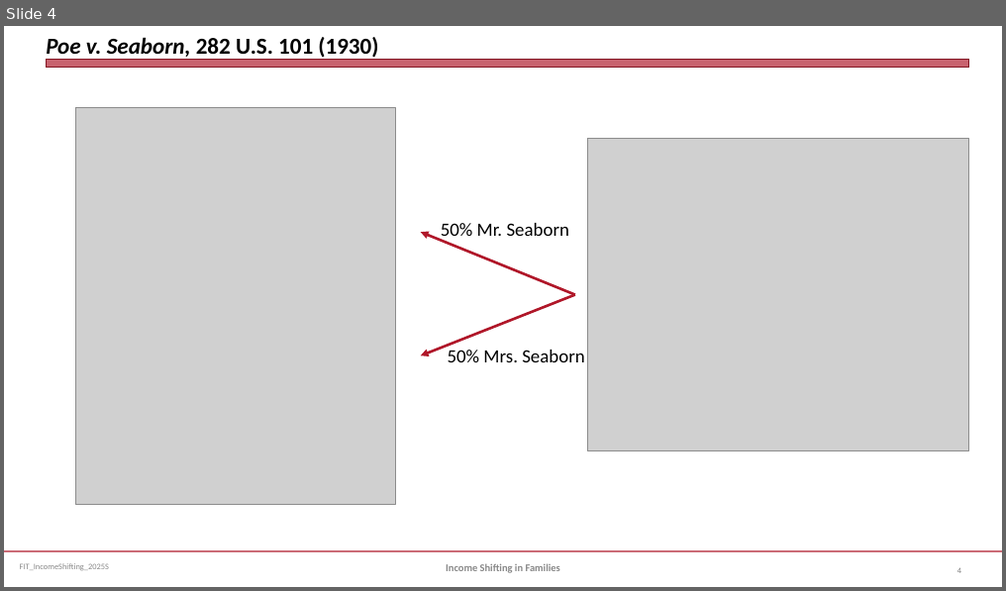
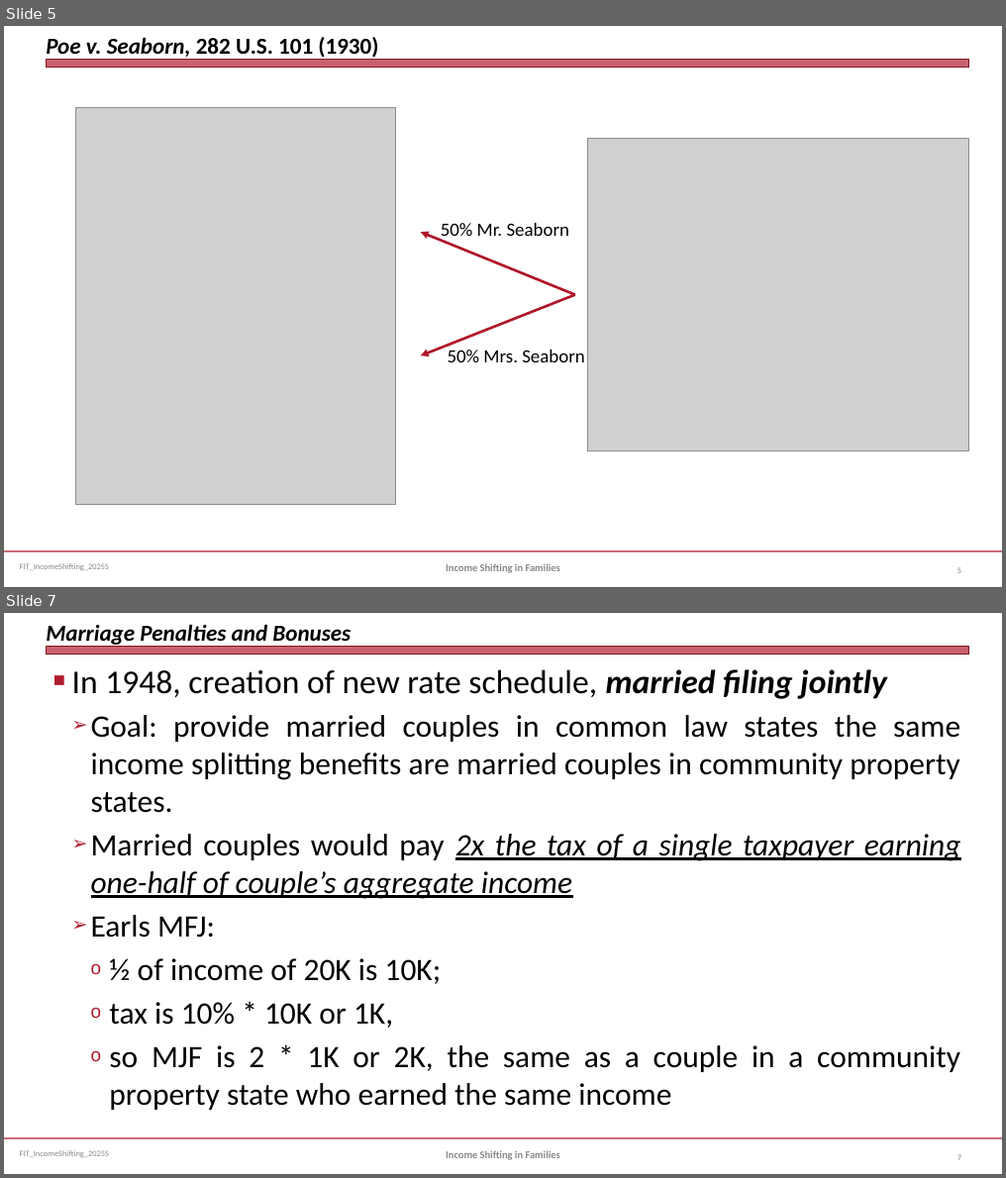
Before and after one commit to jmc877/Fed-Income-Tax, a slide deck: slides/FIT_IncomeShifting_2025S.pptx. Shown one above the other, each under a label of ours: slide 4 before the commit, slides 5 and 7 after it; the slides between them are not shown. The pictures are 1006x591 and 1006x1178 pixels, drawn with LibreOffice and Linux fonts; fonts in the diff are those of the drawing; grey boxes stand for pictures. Boxes give left, top, right and bottom in pixels: in the first picture for what was removed or moved away, otherwise in the second. Text is boxed around its words. In the diff, an @@ line names an element or a change of style, - is before the commit and + after.

```diff
--- a/slides/FIT_IncomeShifting_2025S.pptx
+++ b/slides/FIT_IncomeShifting_2025S.pptx
@@ slide 7 added at bbox=[4, 613, 1002, 1174], background #FFFFFF; not listed: 3 template elements that a slide beside it also shows @@
@@ title added at bbox=[46, 624, 350, 648], 22 pt, text #000000, bold, italic @@
+Marriage Penalties and Bonuses
@@ text added at bbox=[72, 669, 961, 1110], 30 pt, text #000000 @@
+■ In 1948, creation of new rate schedule, married filing jointly
+  ➢ Goal: provide married couples in common law states the same income splitting benefits are married couples in community property states.
+  ➢ Married couples would pay 2x the tax of a single taxpayer earning one-half of couple’s aggregate income
+  ➢ Earls MFJ:
+    o ½ of income of 20K is 10K;
+    o tax is 10% * 10K or 1K,
+    o so MJF is 2 * 1K or 2K, the same as a couple in a community property state who earned the same income
@@ text added at bbox=[446, 1151, 560, 1160], 10 pt, text #898989, bold @@
+Income Shifting in Families
@@ page number added at bbox=[957, 1155, 961, 1160], 8 pt, text #808080 @@
+7
@@ what was slide 4 is now slide 5 @@
```
Also in this commit, not shown: 2 slides changed, 11 other slides added, 3 other files.
